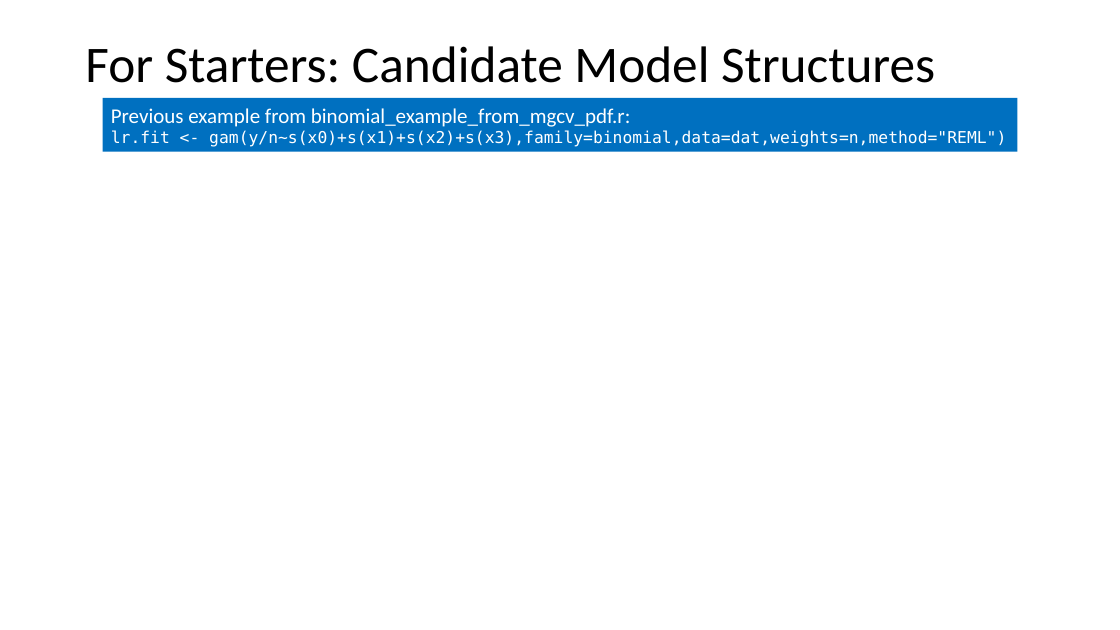
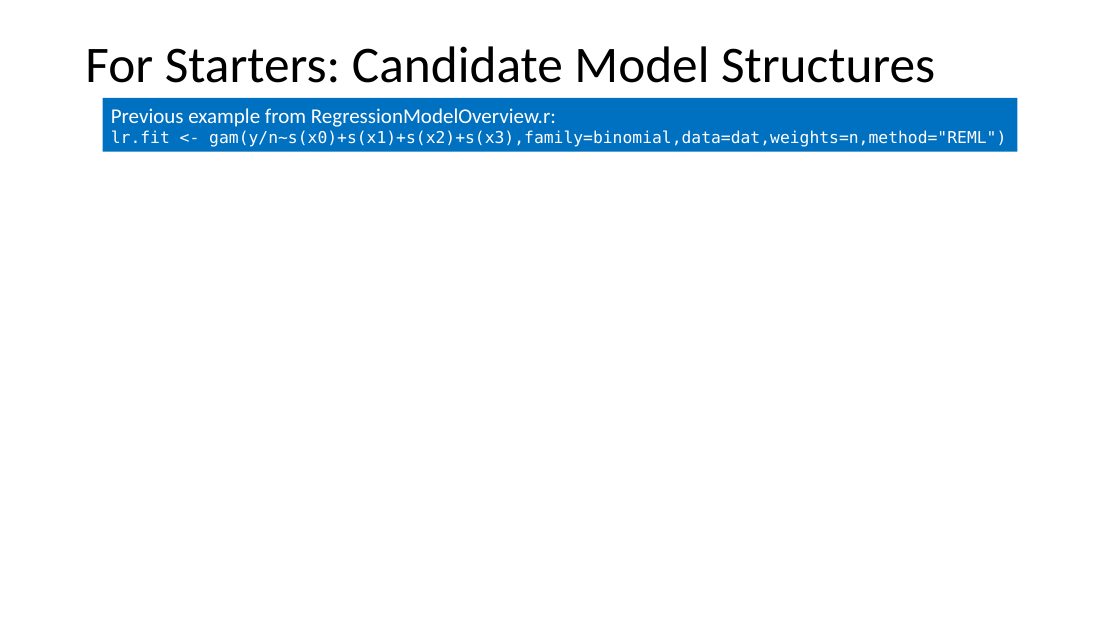
Before and after one commit to ELaBrecque-MMC/RegressionModelOverview, a slide deck: slide 14 of Notes/RegressionModelOverview.pptx. Drawn at 1120x630 pixels with LibreOffice and Linux fonts; fonts in the diff are those of the drawing. Boxes give left, top, right and bottom in pixels: in the first picture for what was removed or moved away, otherwise in the second. Text is boxed around its words. In the diff, an @@ line names an element or a change of style, - is before the commit and + after.

Commit message:
Added logistic GAM example from mgcv.pdf to RegressionModelOverview.r script.

```diff
--- a/Notes/RegressionModelOverview.pptx
+++ b/Notes/RegressionModelOverview.pptx
@@ text in rectangle at [111,108,556,127]: text changed @@
-Previous example from binomial_example_from_mgcv_pdf.r:
+Previous example from RegressionModelOverview.r:
```
Also in this commit, not shown: 1 other slide changed, 3 other files.
